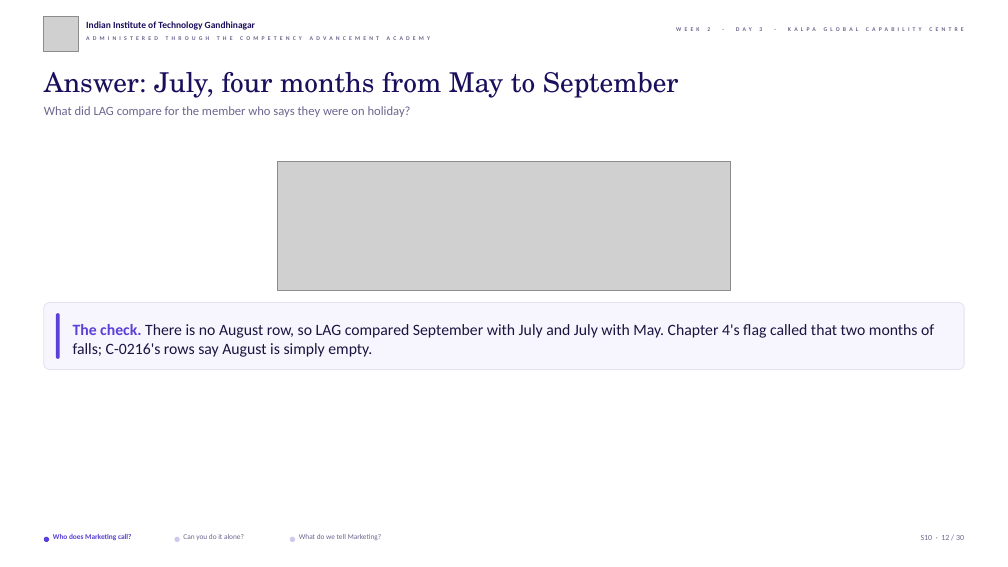
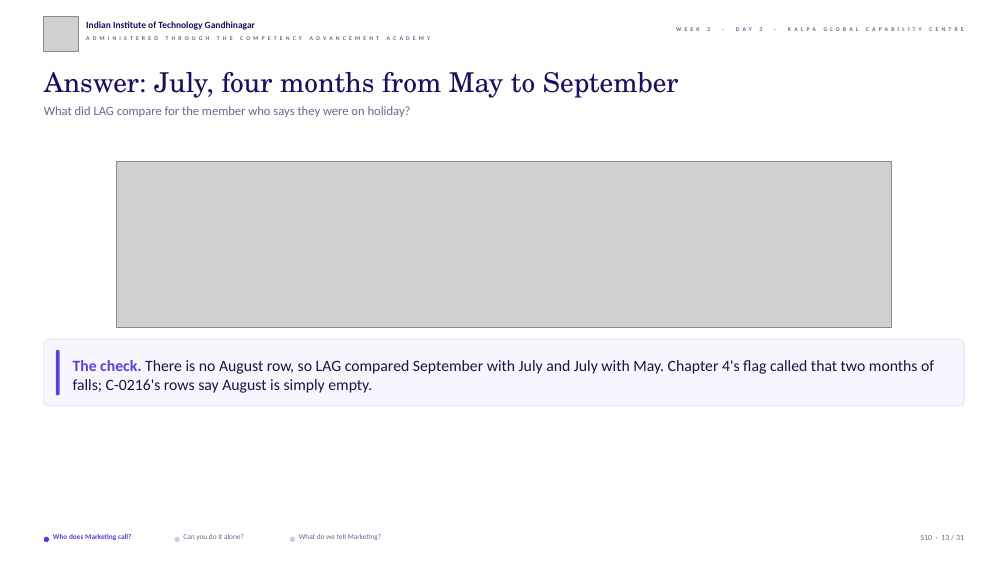
Before and after one commit to fde-academy-lab/c2-content-factory, a slide deck: slide 13 of content/W02/D3/slides/C2_W02_D03_half2_STUDENT.pptx (slide 12 before the commit). Drawn at 1008x567 pixels with LibreOffice and Linux fonts; fonts in the diff are those of the drawing; grey boxes stand for pictures; background and template pictures are left out. Boxes give left, top, right and bottom in pixels: in the first picture for what was removed or moved away, otherwise in the second. Text is boxed around its words. In the diff, an @@ line names an element or a change of style, - is before the commit and + after.

```diff
--- a/content/W02/D3/slides/C2_W02_D03_half2_STUDENT.pptx
+++ b/content/W02/D3/slides/C2_W02_D03_half2_STUDENT.pptx
@@ picture: place and size @@
-picture at [278,162,731,290]
+picture at [116,162,892,327]
@@ rounded rectangle: place and size @@
-rounded rectangle at [44,302,964,369]
+rounded rectangle at [44,340,964,406]
@@ rounded rectangle: place and size @@
-rounded rectangle at [56,313,60,358]
+rounded rectangle at [56,350,60,395]
@@ text "The check. There is no ...": place and size @@
-text "The check. There is no ..." at [73,324,934,357]
+text "The check. There is no ..." at [73,360,934,393]
```
Also in this commit, not shown: 29 other slides changed, 1 slide added, 3 other files.
